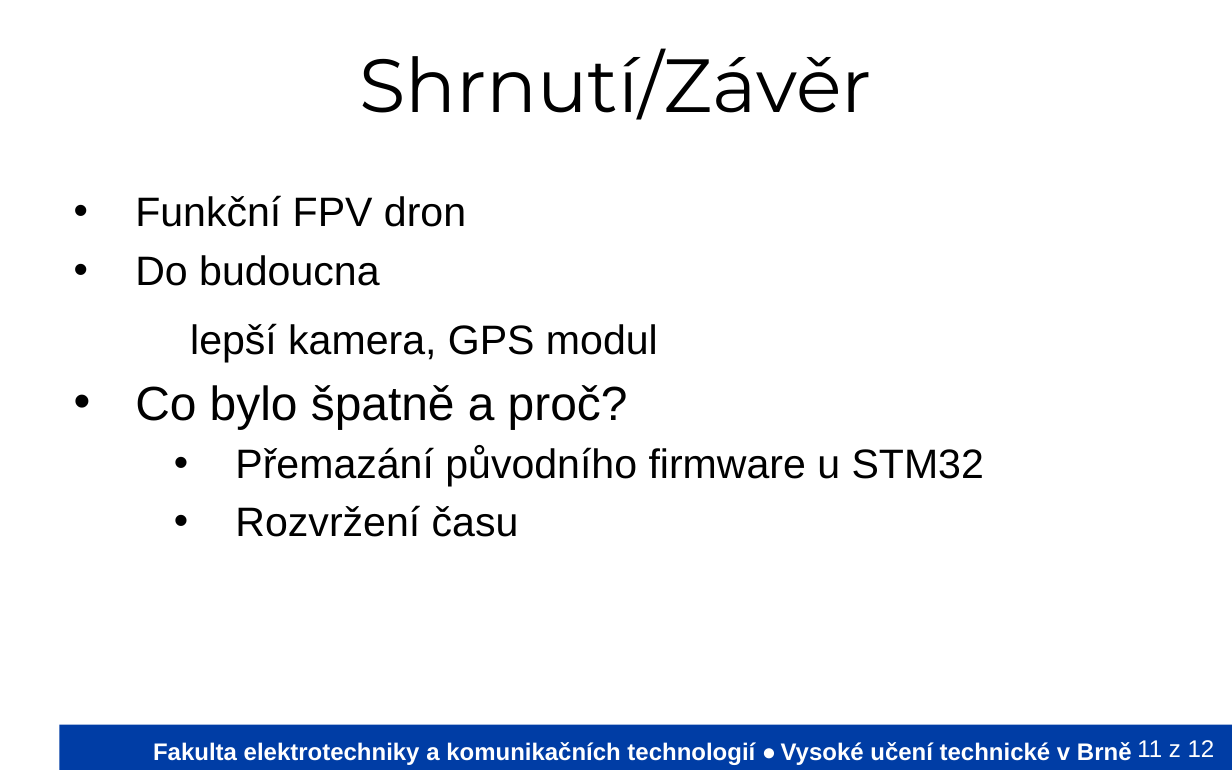
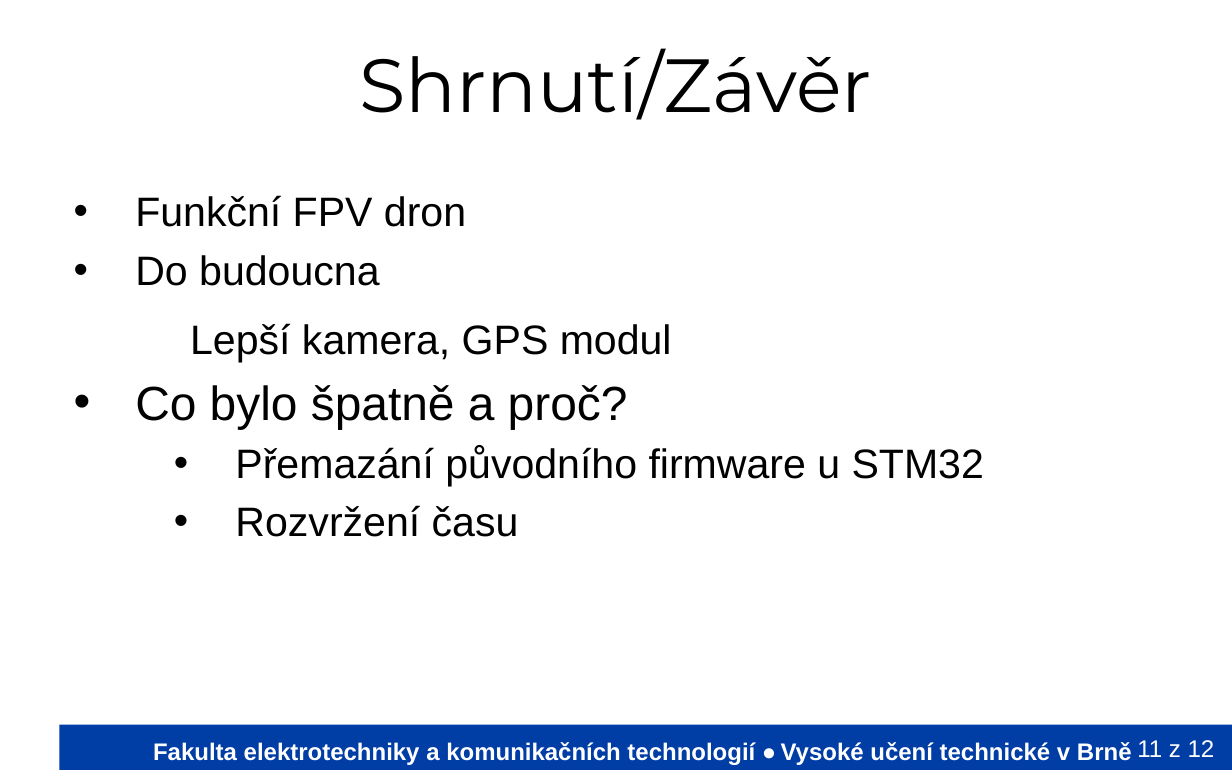
Before and after one commit to Mi-Tom/micro-controlers, a slide deck: slide 11 of PrezentaceVUT/VyvojovyDiagramVUT.odp. Drawn at 1232x770 pixels with LibreOffice and Linux fonts; fonts in the diff are those of the drawing; background and template pictures are left out. Boxes give left, top, right and bottom in pixels: in the first picture for what was removed or moved away, otherwise in the second. Text is boxed around its words. In the diff, an @@ line names an element or a change of style, - is before the commit and + after.

```diff
--- a/PrezentaceVUT/VyvojovyDiagramVUT.odp
+++ b/PrezentaceVUT/VyvojovyDiagramVUT.odp
@@ text at (190, 323, 672, 362): text changed @@
-  − lepší kamera, GPS modul
+  − Lepší kamera, GPS modul
```
Also in this commit, not shown: 1 other slide changed, 2 other files.
